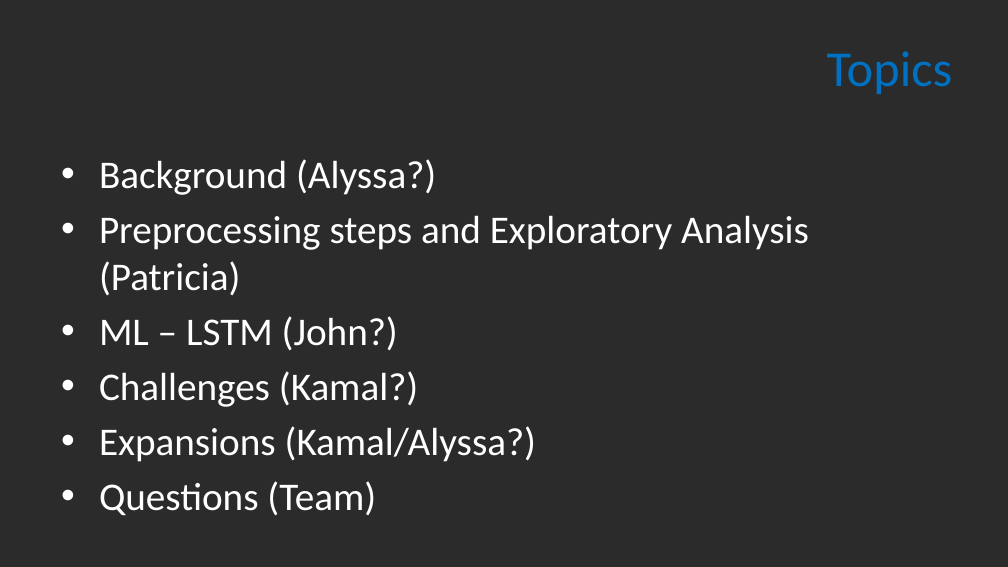
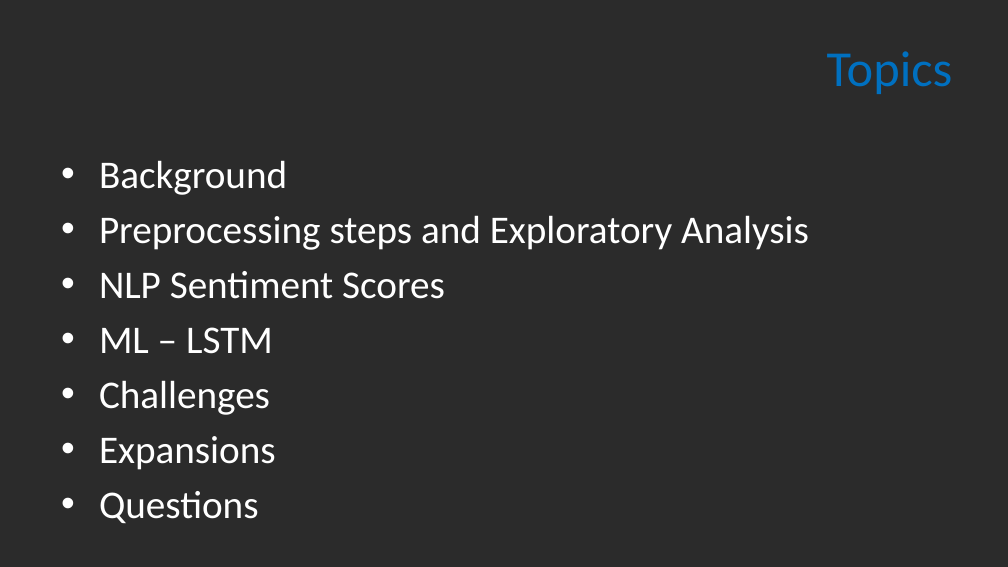
Before and after one commit to patricia-raj/predict-stock-movements, a slide deck: slide 2 of Project 02.pptx. Drawn at 1008x567 pixels with LibreOffice and Linux fonts; fonts in the diff are those of the drawing; background and template pictures are left out; a plain dark background stands for a picture behind light text. Boxes give left, top, right and bottom in pixels: in the first picture for what was removed or moved away, otherwise in the second. Text is boxed around its words. In the diff, an @@ line names an element or a change of style, - is before the commit and + after.

Commit message:
powerpoint edits

```diff
--- a/Project 02.pptx
+++ b/Project 02.pptx
@@ text at [99, 160, 809, 523]: text changed @@
-• Background (Alyssa?)
-• Preprocessing steps and Exploratory Analysis (Patricia)
-• ML – LSTM (John?)
-• Challenges (Kamal?)
-• Expansions (Kamal/Alyssa?)
-• Questions (Team)
+• Background
+• Preprocessing steps and Exploratory Analysis
+• NLP Sentiment Scores
+• ML – LSTM
+• Challenges
+• Expansions
+• Questions
```
Also in this commit, not shown: 2 other slides changed, 2 slides added, 1 slide removed.
